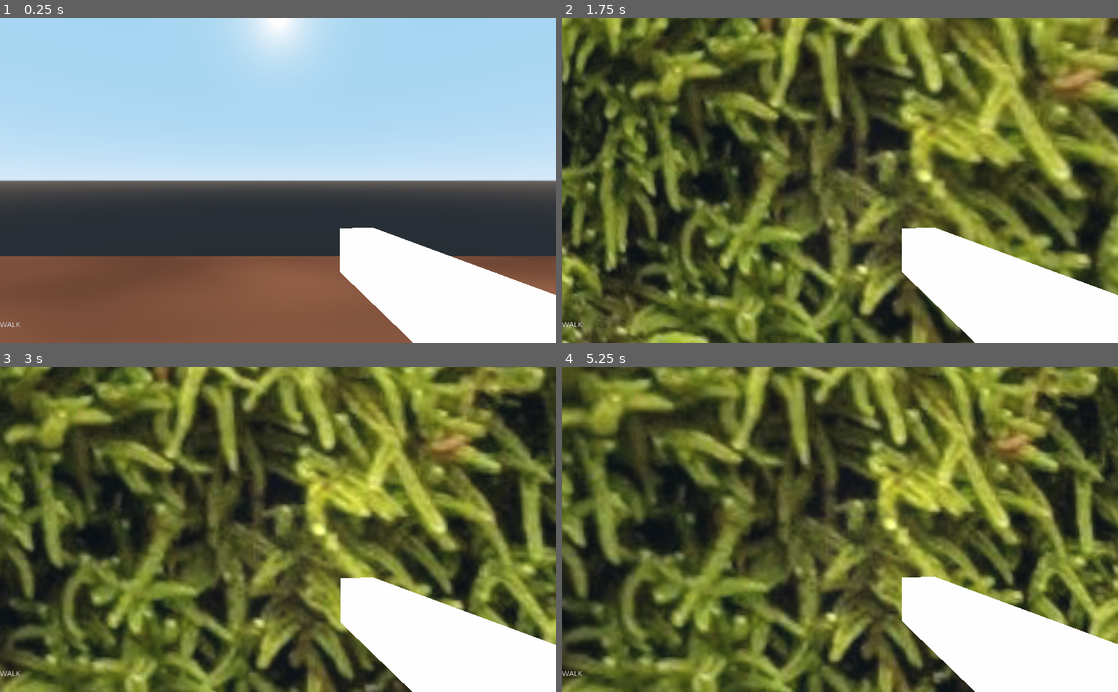
Above: before the commit, frames 1-4 (two rows, left to right).
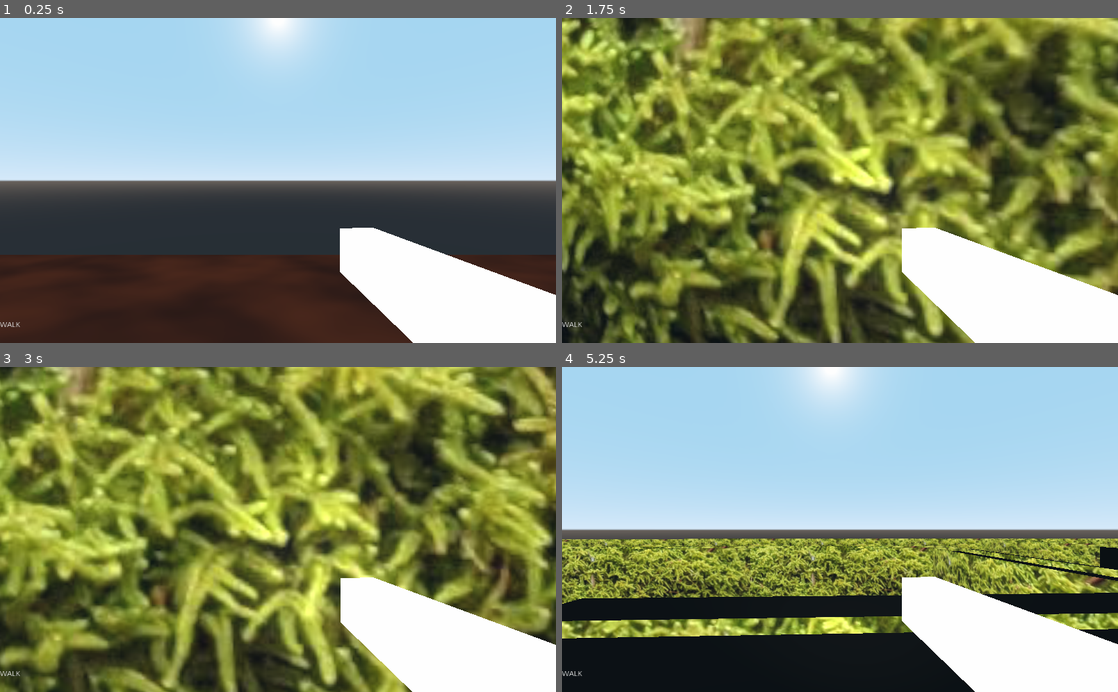
Above: after the commit, the same moments.

Repository: Terkwood/maze
Game: Godot game, scene res://HedgeMaze.tscn
Two runs of this game, one before a commit and one after it. Both use one fixed random seed, a clock stepped at 60 frames per second and the inputs below.
Inputs (mouse positions are in pixels of both pictures, inside the frame that each line leads up to):
- Up to frame 1 (0.25 s): no input
- Up to frame 2 (1.75 s): tap Enter (ui_accept) at 0.5, 0.6, 0.77, 1.07, 1.35, 1.52 s; move the mouse to (867, 180) at 0.52 s; hold W from 0.53 s (still down); move the mouse to (812, 180) at 1.27 s
- Up to frame 3 (3 s): keep holding W; tap Enter (ui_accept) at 1.82, 2.1, 2.85 s; move the mouse to (289, 523) at 2.02 s; move the mouse to (272, 536) at 2.77 s
- Up to frame 4 (5.25 s): keep holding W; tap Enter (ui_accept) at 3.02, 3.32, 3.6, 3.77, 4.07, 4.35, 4.52, 4.82, 5.1 s; move the mouse to (878, 532) at 3.52 s; move the mouse to (795, 526) at 4.27 s; move the mouse to (845, 529) at 5.02 s

The runs differ from the first frame. In frame 1, 19% of the frame differs, in the area x 0-100%, y 72-100%; in frame 2, 72%; in frame 3, 73%; in frame 4, 85%, in the area x 0-100%, y 0-100%.

Commit message:
add jump

Diff:
--- a/HedgeMaze.tscn
+++ b/HedgeMaze.tscn
@@ -14,10 +14,12 @@
 [sub_resource type="OpenSimplexNoise" id=5]
 
 [sub_resource type="NoiseTexture" id=6]
+width = 2048
+height = 2048
 noise = SubResource( 5 )
 
 [sub_resource type="SpatialMaterial" id=7]
-albedo_color = Color( 0.721569, 0.458824, 0.329412, 1 )
+albedo_color = Color( 0.317647, 0.14902, 0.0666667, 1 )
 albedo_texture = SubResource( 6 )
 
 [sub_resource type="CubeMesh" id=8]
@@ -25,7 +27,7 @@
 size = Vector3( 1000, 2, 1000 )
 
 [sub_resource type="BoxShape" id=3]
-extents = Vector3( 500, 1, 500 )
+extents = Vector3( 500, 2, 500 )
 
 [node name="HedgeMaze" type="Spatial"]
 script = ExtResource( 1 )
@@ -37,7 +39,6 @@
 transform = Transform( 1, 0, 0, 0, 1, 0, 0, 0, 1, 100, 100, 100 )
 
 [node name="Floor" type="StaticBody" parent="."]
-transform = Transform( 1, 0, 0, 0, 1, 0, 0, 0, 1, 0, -2, 0 )
 
 [node name="MeshInstance" type="MeshInstance" parent="Floor"]
 mesh = SubResource( 8 )
--- a/Player.gd
+++ b/Player.gd
@@ -48,11 +48,13 @@
 	velocity.y = gravity_speed
 
 	if movement == Movement.WALK:
-		if Input.is_action_just_pressed("space") and ground_ray.is_colliding():
-			velocity.y = jump_height
+		if Input.is_action_just_pressed("ui_accept"):
+			print("space")
+			if ground_ray.is_colliding():
+				velocity.y = jump_height
 		gravity_speed = move_and_slide(velocity).y
 	if movement == Movement.FLY:
-		if Input.is_action_just_pressed("space"):
+		if Input.is_action_just_pressed("ui_accept"):
 			velocity.y = fly_height
 			gravity_speed = move_and_slide(velocity).y
 		else:
